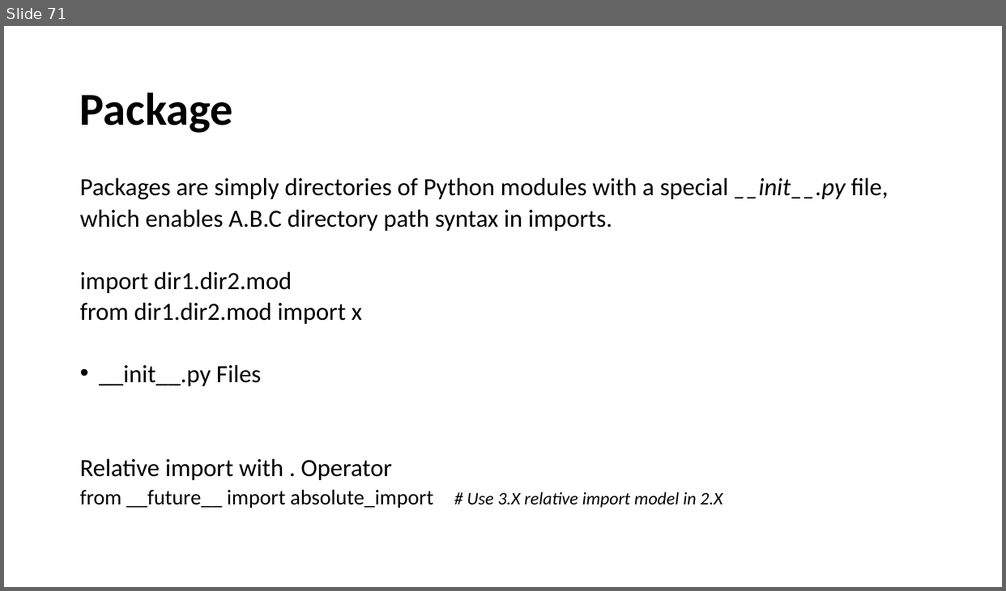
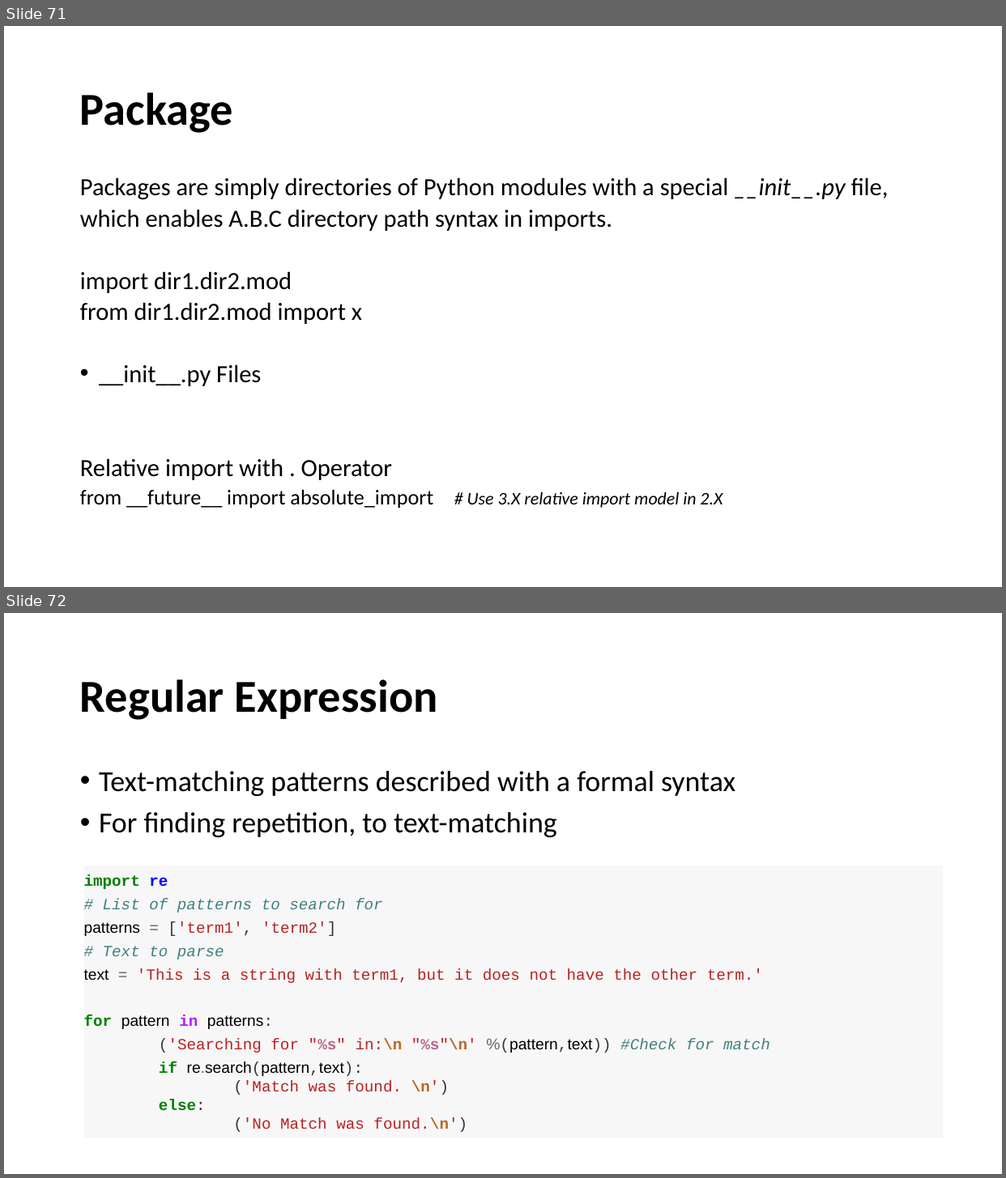
Before and after one commit to ankitagrawal579/Python, a slide deck: Python Ppt.pptx. Shown one above the other, each under a label of ours: slide 71 before the commit, slides 71 and 72 after it. The pictures are 1006x591 and 1006x1178 pixels, drawn with LibreOffice and Linux fonts; fonts in the diff are those of the drawing. Boxes give left, top, right and bottom in pixels: in the first picture for what was removed or moved away, otherwise in the second. Text is boxed around its words. In the diff, an @@ line names an element or a change of style, - is before the commit and + after.

```diff
--- a/Python Ppt.pptx
+++ b/Python Ppt.pptx
@@ slide 72 added at bbox=[4, 613, 1002, 1174], background #FFFFFF @@
@@ title added at bbox=[80, 679, 438, 720], 44 pt, text #000000, bold @@
+Regular Expression
@@ text added at bbox=[99, 771, 735, 837], 28 pt, text #000000 @@
+• Text-matching patterns described with a formal syntax
+• For finding repetition, to text-matching
@@ rectangle added at bbox=[84, 866, 944, 1139], fill #F7F7F7, 15 pt, text #BA2121 @@
+import re
+# List of patterns to search for
+patterns = ['term1', 'term2']
+# Text to parse
+text = 'This is a string with term1, but it does not have the other term.'
+for pattern in patterns:
+('Searching for "%s" in:\n "%s"\n' %(pattern,text)) #Check for match
+if re.search(pattern,text):
+('Match was found. \n')
+else:
+('No Match was found.\n')
```
Also in this commit, not shown: 1 other slide added.
